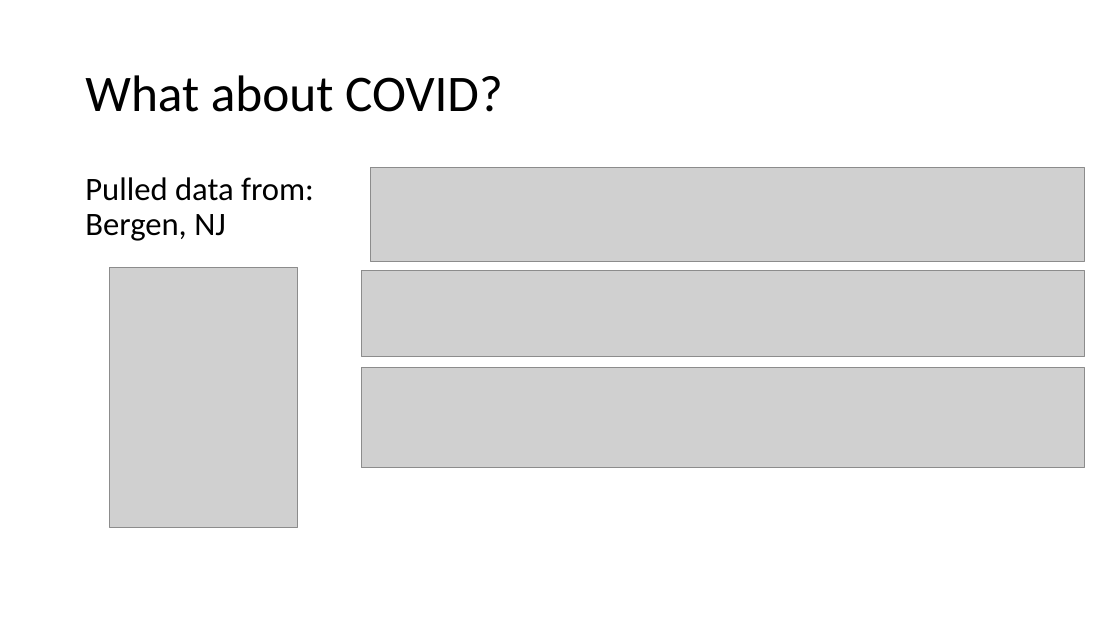
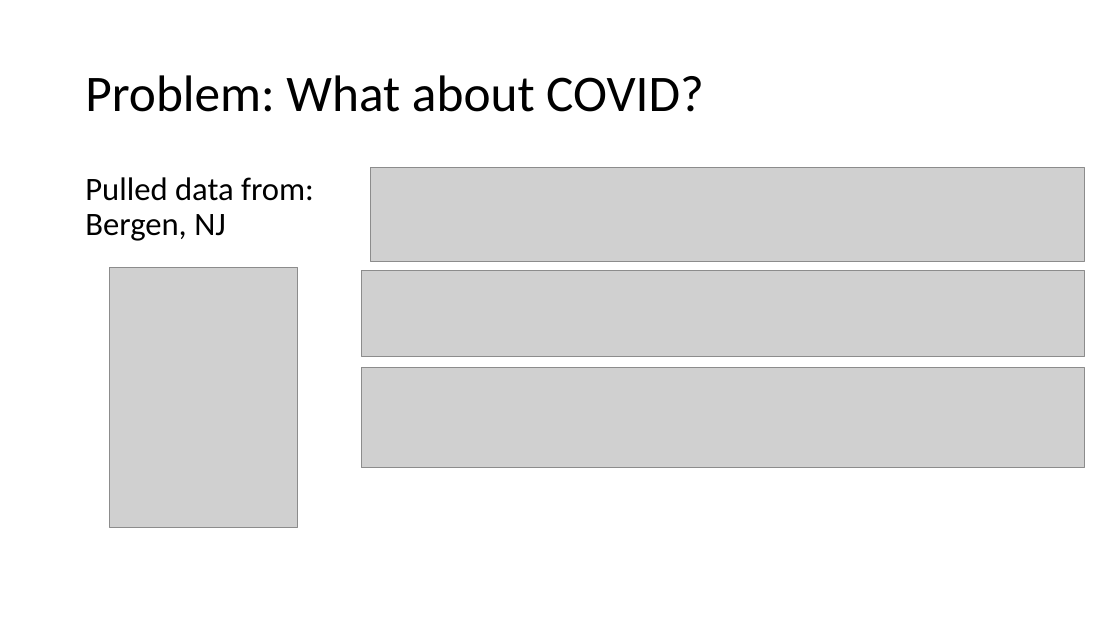
Before and after one commit to 98yangjames/DATA-512, a slide deck: slide 4 of data-512-course_project_3/final.pptx. Drawn at 1120x630 pixels with LibreOffice and Linux fonts; fonts in the diff are those of the drawing; grey boxes stand for pictures. Boxes give left, top, right and bottom in pixels: in the first picture for what was removed or moved away, otherwise in the second. Text is boxed around its words. In the diff, an @@ line names an element or a change of style, - is before the commit and + after.

```diff
--- a/data-512-course_project_3/final.pptx
+++ b/data-512-course_project_3/final.pptx
@@ title at [85,75,704,112]: text changed @@
-What about COVID?
+Problem: What about COVID?
```
Also in this commit, not shown: 4 other slides changed, 1 slide added, 1 slide removed, 2 other files.
